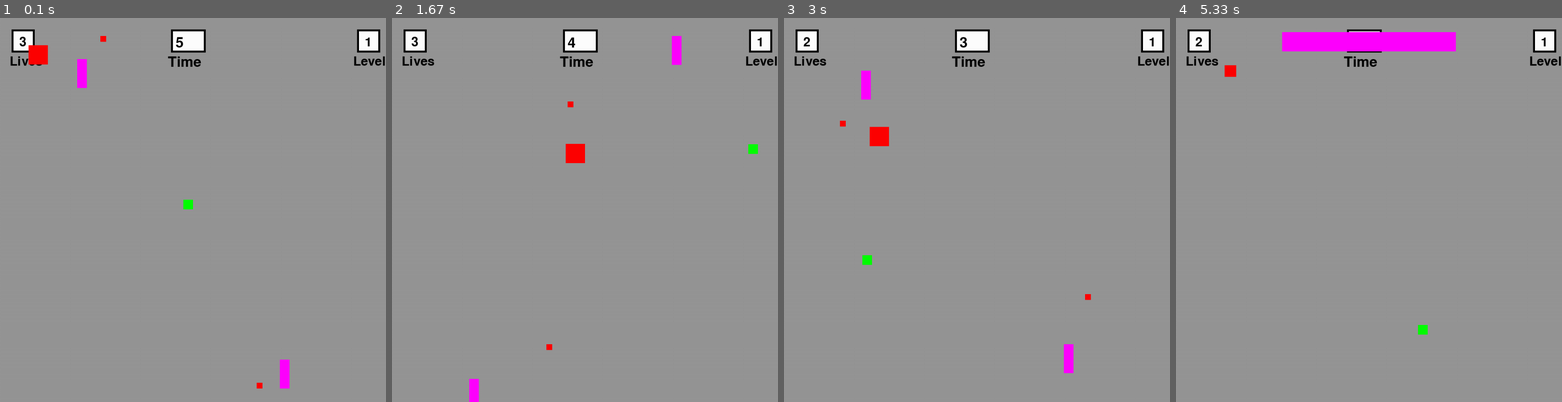
Above: before the commit, frames 1-4 (left to right).
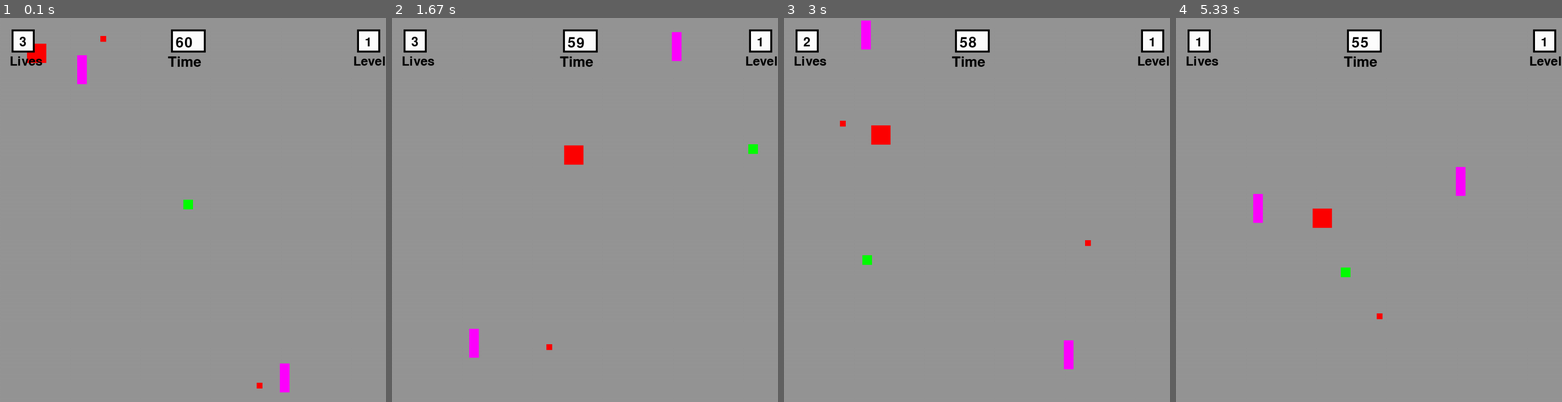
Above: after the commit, the same moments.

Repository: michaeljurkojc88-cloud/Michael-Jurkojc-ICS3U
Game: pygame game, started from survive 120 seconds.py
The game is run twice, just before and just after one commit, with the same random seed, the same clock (stepped at 60 frames per second) and the same inputs.
Inputs:
- Up to frame 1 (0.1 s): no input
- Up to frame 2 (1.67 s): hold D 0.33-0.8 s; hold W 0.83-1.13 s; hold D 1.17-1.63 s
- Up to frame 3 (3 s): hold A 1.67-2.2 s; hold S 2.23-2.53 s; hold A 2.57-2.97 s
- Up to frame 4 (5.33 s): hold W 3-3.37 s; hold S 4.07-4.43 s; hold A 4.47-4.93 s; hold D from 4.97 s (still down)

The runs differ from the first frame. In frame 1, 0.3% of the frame differs, in the area x 7-75%, y 4-98%; in frame 2, 0.6%; in frame 3, 0.7%; in frame 4, 3.2%, in the area x 5-75%, y 3-83%.

Commit message:
fixed hotboxes

Diff:
--- a/survive 120 seconds.py
+++ b/survive 120 seconds.py
@@ -1,5 +1,4 @@
 import pygame
-
 import random
 
 pygame.init()
@@ -11,24 +10,26 @@
 pygame.display.set_caption("Enemys and Player")
 
 running = True
-
 clock = pygame.time.Clock()
 
+# Colors
 RED = (255, 0, 0)
 PURPLE = (255, 0, 255)
 BLUE = (0, 0, 255)
-CYAN = (0, 255, 255)
+CYAN = (0, 255, 0)
 GREEN = (0, 255, 0)
 YELLOW = (255, 255, 0)
 WHITE = (255, 255, 255)
 BLACK = (0, 0, 0)
 GREY = (150, 150, 150)
 
+# Enemy 1
 enemy_y = 50
 enemy_x = 50
 enemy_speed = 4
 enemy_size = 50
 
+# Enemy 2
 enemy2_x = 200
 enemy2_y = 50
 enemy2_bottom = False
@@ -37,6 +38,7 @@
 enemy2_height = 75
 enemy2_width = 25
 
+# Enemy 3
 enemy3_x = 725
 enemy3_y = 950
 enemy3_top = False
@@ -45,24 +47,26 @@
 enemy3_height = 75
 enemy3_width = 25
 
+# Player
 player_y = 475
 player_x = 475
 player_size = 25
 speed = 8
 lifes = 3
 
+# Bullets
+bullet_x, bullet_y = 0, 0
 enemy_bullet_speed = 10
 bullet_active = False
 bullet_size = 15
 
+bullet2_x, bullet2_y = 0, 0
 enemy_bullet2_speed = 10
 bullet2_active = False
 bullet2_size = 15
 
-time = 5
-
+time = 60
 level = 1
-
 win = False
 
 COUNTDOWN_EVENT = pygame.USEREVENT + 1
@@ -72,7 +76,6 @@
     for event in pygame.event.get():
         if event.type == pygame.QUIT:
             running = False
-
         elif event.type == COUNTDOWN_EVENT:
             if time > 0:
                 time -= 1
@@ -81,272 +84,224 @@
 
     """
     ================================
-    Player movements and boundries
-    ================================
-    """
-
+    Player movements and boundaries
+    ================================
+    """
     if keys[pygame.K_w]:
-        player_y = player_y - speed
-
+        player_y -= speed
     if keys[pygame.K_s]:
-        player_y = player_y + speed
-
+        player_y += speed
     if keys[pygame.K_a]:
-        player_x = player_x - speed
-
+        player_x -= speed
     if keys[pygame.K_d]:
-        player_x = player_x + speed
+        player_x += speed
 
     if player_x < 0:
         player_x = 0
-
     if player_x > SCREEN_WIDTH - player_size:
         player_x = SCREEN_WIDTH - player_size
-
     if player_y < 0:
         player_y = 0
-
     if player_y > SCREEN_HEIGHT - player_size:
         player_y = SCREEN_HEIGHT - player_size
 
     """
     ================================
-    Enemy projectiles
-    ================================
-    """
-
-    if not bullet_active:
+    Enemy projectiles logic
+    ================================
+    """
+    if not bullet_active and bullet_size > 0:
         bullet_x = enemy2_x
         bullet_y = enemy2_y
         bullet_active = True
 
     if bullet_active:
-            bullet_x += enemy_bullet_speed
-
-            if bullet_x >= 1000 or bullet_y >= 1000 or bullet_y <= 0 or bullet_x <= 0:
-                bullet_active = False
-
-    if not bullet2_active:
-            bullet2_x = enemy3_x
-            bullet2_y = enemy3_y
-            bullet2_active = True
+        bullet_x += enemy_bullet_speed
+        if bullet_x >= SCREEN_WIDTH or bullet_y >= SCREEN_HEIGHT or bullet_y <= 0 or bullet_x <= 0:
+            bullet_active = False
+
+    if not bullet2_active and bullet2_size > 0:
+        bullet2_x = enemy3_x
+        bullet2_y = enemy3_y
+        bullet2_active = True
 
     if bullet2_active:
-            bullet2_x -= enemy_bullet_speed
-
-            if bullet2_x >= 1000 or bullet2_y >= 1000 or bullet2_y <= 0 or bullet2_x <= 0:
-                bullet2_active = False
-
-    if bullet_active:
-        pygame.draw.rect(screen, RED, (bullet_x, bullet_y, bullet_size, bullet_size))
-
-    if bullet2_active:
-        pygame.draw.rect(screen, RED, (bullet2_x, bullet2_y, bullet2_size, bullet2_size))
-
-    """
-    ================================
-    Creating the hitboxes
-    ================================
-    """
-
+        bullet2_x -= enemy_bullet2_speed
+        if bullet2_x >= SCREEN_WIDTH or bullet2_y >= SCREEN_HEIGHT or bullet2_y <= 0 or bullet_x <= 0:
+            bullet2_active = False
+
+    """
+    ================================
+    Creating the hitboxes safely
+    ================================
+    """
     player_rect = pygame.Rect(player_x, player_y, player_size, player_size)
-
     enemy_rect = pygame.Rect(enemy_x, enemy_y, enemy_size, enemy_size)
     enemy2_rect = pygame.Rect(enemy2_x, enemy2_y, enemy2_width, enemy2_height)
-    enemy3_rect = pygame.Rect(enemy3_x, enemy3_y, enemy2_width, enemy2_height)
-
-    bullet_rect = pygame.Rect(bullet_x, bullet_y, bullet_size, bullet_size)
-    bullet_rect2 = pygame.Rect(bullet2_x, bullet2_y, bullet2_size, bullet2_size)
+    enemy3_rect = pygame.Rect(enemy3_x, enemy3_y, enemy3_width, enemy3_height)
+
+    # Use off-screen rects if bullets are inactive to prevent ghost collisions
+    if bullet_active:
+        bullet_rect = pygame.Rect(bullet_x, bullet_y, bullet_size, bullet_size)
+    else:
+        bullet_rect = pygame.Rect(-100, -100, 0, 0)
+
+    if bullet2_active:
+        bullet_rect2 = pygame.Rect(bullet2_x, bullet2_y, bullet2_size, bullet2_size)
+    else:
+        bullet_rect2 = pygame.Rect(-100, -100, 0, 0)
 
     """
     ================================
     Collisions
     ================================
     """
-
-    if bullet_rect.colliderect(player_rect):
+    hit = False
+
+    if bullet_active and bullet_rect.colliderect(player_rect):
+        hit = True
+
+    if bullet2_active and bullet_rect2.colliderect(player_rect):
+        hit = True
+
+    if player_rect.colliderect(enemy_rect) or player_rect.colliderect(enemy2_rect) or (enemy3_width > 0 and player_rect.colliderect(enemy3_rect)):
+        hit = True
+
+    if hit:
         lifes -= 1
-        if lifes == 0:
+        if lifes <= 0:
             running = False
         else:
-            enemy_x = 50
-            enemy_y = 50
-            player_x = 475
-            player_y = 475
-            bullet_active = False
-            bullet2_active = False
-
-    if bullet_rect2.colliderect(player_rect):
-        lifes -= 1
-        if lifes == 0:
-            running = False
-        else:
-            enemy_x = 50
-            enemy_y = 50
-            player_x = 475
-            player_y = 475
-            bullet2_active = False
-            bullet_active = False
-
-    if player_rect.colliderect(enemy_rect) or player_rect.colliderect(enemy2_rect) or player_rect.colliderect(enemy3_rect):
-        lifes -= 1
-        if lifes == 0:
-            running = False
-        else:
-            enemy_x = 50
-            enemy_y = 50
-            player_x = 475
-            player_y = 475
-            bullet2_active = False
-            bullet_active = False
-
-    """
-    ================================
-    Enemy movments
-    ================================
-    """
-
+            if level == 1:
+                enemy_x = 50
+                enemy_y = 50
+                player_x = 475
+                player_y = 475
+                bullet_active = False
+                bullet2_active = False
+            elif level == 2:
+                enemy_x = 50
+                enemy_y = 50
+                player_x = 950
+                player_y = 900
+
+
+    """
+    ================================
+    Enemy movements
+    ================================
+    """
     if enemy_x < player_x:
         enemy_x += enemy_speed
     elif enemy_x > player_x:
         enemy_x -= enemy_speed
+
     if enemy_y < player_y:
         enemy_y += enemy_speed
     elif enemy_y > player_y:
         enemy_y -= enemy_speed
 
-    if enemy2_bottom == False:
+    # Enemy 2 movement
+    if not enemy2_bottom:
         enemy2_y += enemy2_speed
-        if enemy2_y == 1000:
+        if enemy2_y >= SCREEN_HEIGHT - enemy2_height:
             enemy2_top = False
             enemy2_bottom = True
 
-    if enemy2_top == False:
+    if not enemy2_top:
         enemy2_y -= enemy2_speed
-        if enemy2_y == 0:
+        if enemy2_y <= 0:
             enemy2_bottom = False
             enemy2_top = True
 
-    if enemy3_bottom == False:
+    # Enemy 3 movement
+    if not enemy3_bottom:
         enemy3_y += enemy3_speed
-        if enemy3_y == 1000:
+        if enemy3_y >= SCREEN_HEIGHT - enemy3_height:
             enemy3_top = False
             enemy3_bottom = True
 
-    if enemy3_top == False:
+    if not enemy3_top:
         enemy3_y -= enemy3_speed
-        if enemy3_y == 0:
+        if enemy3_y <= 0: # FIX
             enemy3_bottom = False
             enemy3_top = True
 
     """
     ================================
-    Life counter
-    ================================
-    """
-
+    Level Transition (Time Expired)
+    ================================
+    """
+    if time <= 0 and level == 1:
+        level += 1
+        enemy_x = 50
+        enemy_y = 50
+        enemy_size = 30
+
+        enemy2_x = 150
+        enemy2_y = 150
+        enemy2_height = 250
+        enemy2_width = 250
+        enemy2_speed = 8
+
+        enemy3_height = 250
+        enemy3_width = 250
+        enemy3_x = 550
+        enemy3_y = 550
+        enemy3_speed = 8
+
+        bullet_size = 0
+        bullet2_size = 0
+        bullet_active = False
+        bullet2_active = False
+
+        player_x = 475
+        player_y = 800
+
+        lifes += 1
+        time = 60
+
+    """
+    ================================
+    Drawing Elements
+    ================================
+    """
+    screen.fill(GREY) # FIX (moved to the start of drawing phase)
+
+    # Draw Bullets
+    if bullet_active:
+        pygame.draw.rect(screen, RED, bullet_rect)
+    if bullet2_active:
+        pygame.draw.rect(screen, RED, bullet_rect2)
+
+    # Draw Enemies and Player
+    pygame.draw.rect(screen, RED, enemy_rect)
+    pygame.draw.rect(screen, GREEN, player_rect)
+    pygame.draw.rect(screen, PURPLE, enemy2_rect)
+    if enemy3_width > 0:
+        pygame.draw.rect(screen, PURPLE, enemy3_rect)
+
+    # UI Display - Lives
     pygame.draw.rect(screen, BLACK, (30, 33, 60, 60))
     pygame.draw.rect(screen, WHITE, (35, 38, 50, 50))
-
     font = pygame.font.SysFont(None, 48)
-    message = font.render(f"{lifes}", True, BLACK)
-    screen.blit(message, (50, 50))
-
-    font = pygame.font.SysFont(None, 48)
-    message = font.render(f"Lives", True, BLACK)
-    screen.blit(message, (25, 100))
-
-    """
-    ================================
-    Timer
-    ================================
-    """
-
+    screen.blit(font.render(f"{lifes}", True, BLACK), (50, 50))
+    screen.blit(font.render("Lives", True, BLACK), (25, 100))
+
+    # UI Display - Timer
     pygame.draw.rect(screen, BLACK, (443, 33, 90, 60))
     pygame.draw.rect(screen, WHITE, (448, 38, 80, 50))
-
-    font = pygame.font.SysFont(None, 55)
-    message = font.render(f"{time}", True, BLACK)
-    screen.blit(message, (455, 50))
-
-    font = pygame.font.SysFont(None, 55)
-    message = font.render(f"Time", True, BLACK)
-    screen.blit(message, (435, 100))
-
-    """
-    ================================
-    Level
-    ================================
-    """
-
+    font_large = pygame.font.SysFont(None, 55)
+    screen.blit(font_large.render(f"{time}", True, BLACK), (455, 50))
+    screen.blit(font_large.render("Time", True, BLACK), (435, 100))
+
+    # UI Display - Level
     pygame.draw.rect(screen, BLACK, (925, 33, 60, 60))
     pygame.draw.rect(screen, WHITE, (930, 38, 50, 50))
-
-    font = pygame.font.SysFont(None, 48)
-    message = font.render(f"{level}", True, BLACK)
-    screen.blit(message, (945, 50))
-
-    font = pygame.font.SysFont(None, 48)
-    message = font.render(f"Level", True, BLACK)
-    screen.blit(message, (915, 100))
-
-    """
-    ================================
-    Drawing enemies and player
-    ================================
-    """
-
-    pygame.draw.rect(screen, RED, (enemy_x, enemy_y, enemy_size, enemy_size))
-    pygame.draw.rect(screen, GREEN, (player_x, player_y, player_size, player_size))
-    pygame.draw.rect(screen, PURPLE, (enemy2_x, enemy2_y, enemy2_width, enemy2_height))
-    pygame.draw.rect(screen, PURPLE, (enemy3_x, enemy3_y, enemy3_width, enemy3_height))
-
-    if time <= 0:
-        enemy_x = 50
-        enemy_y = 50
-
-        enemy_size = 30
-
-        enemy2_x = 275
-        enemy2_y = 150
-
-        enemy2_height = 50
-        enemy2_width = 450
-
-        enemy3_heigth = 0
-        enemy3_width = 0
-        enemy3_x = 0
-        enemy3_y = 0
-
-        bullet_size = 0
-        bullet2_size = 0
-        bullet_y = 0
-        bullet_x = 0
-        bullet2_y = 0
-        bullet2_x = 0
-
-        enemy_bullet_speed = 0
-        enemy_bullet2_speed = 0
-        bullet2_active = False
-        bullet_active = False
-
-        player_x = 475
-        player_y = 800
-
-        lifes += 1
-
-        time = 60
-
-        enemy3_rect = pygame.Rect(0, 0, 0, 0)
-        bullet_rect = pygame.Rect(0, 0, 0, 0)
-        bullet_rect2 = pygame.Rect(0, 0, 0, 0)
-
-
+    screen.blit(font.render(f"{level}", True, BLACK), (945, 50))
+    screen.blit(font.render("Level", True, BLACK), (915, 100))
 
     pygame.display.flip()
-
     clock.tick(60)
 
-    screen.fill(GREY)
-
 pygame.quit()
